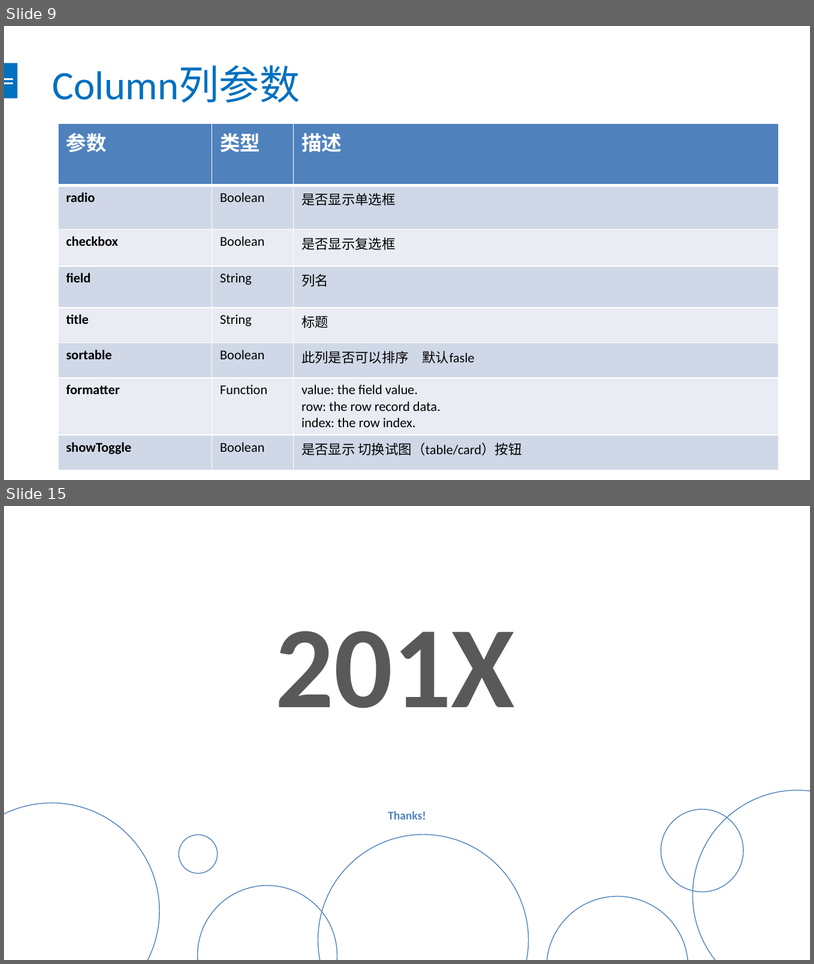
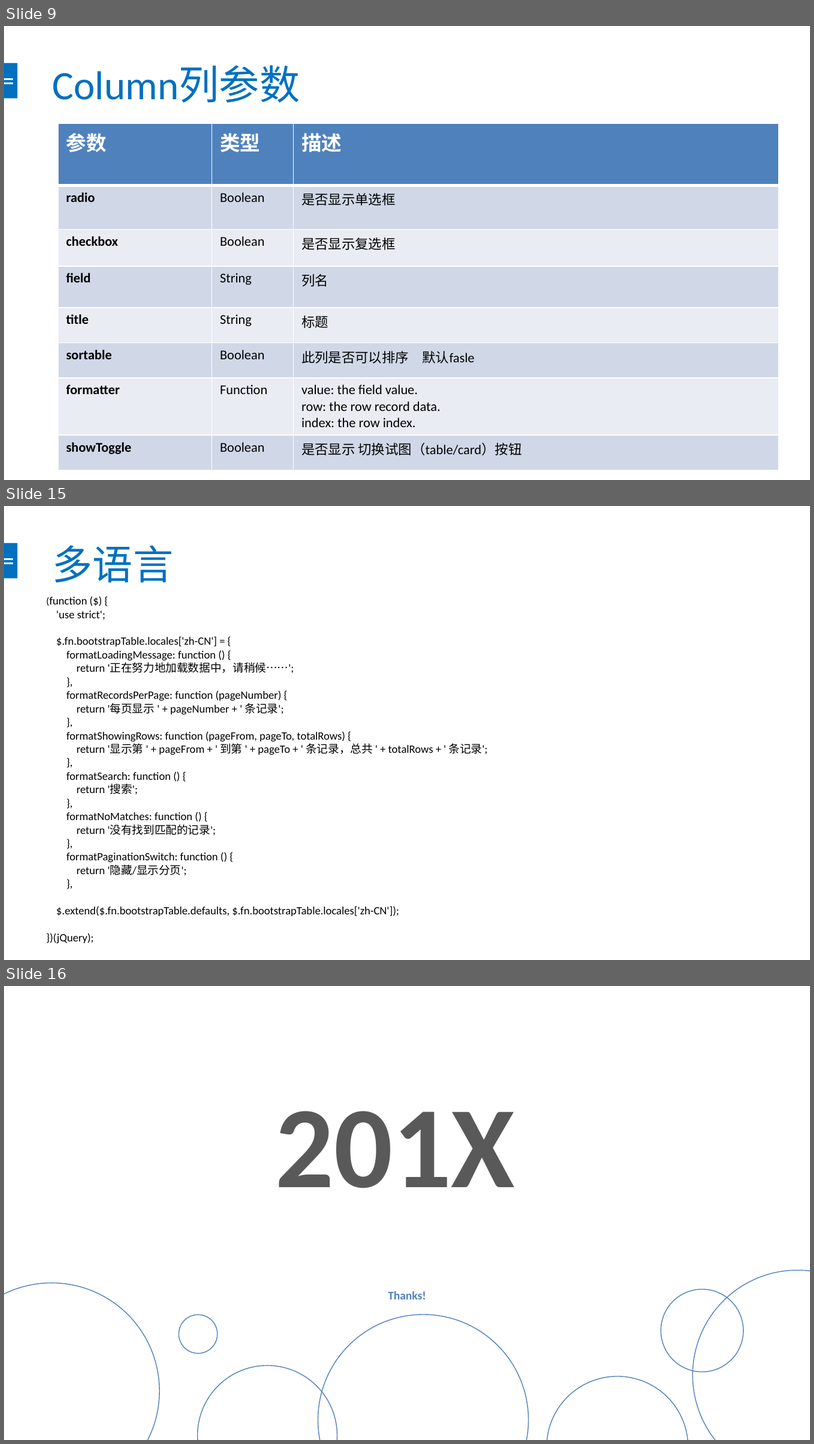
Before and after one commit to chendingguo/workspace, a slide deck: springboot-mybatis-master/bootstrap-table.pptx. Shown one above the other, each under a label of ours: slides 9 and 15 before the commit, slides 9, 15 and 16 after it; the slides between them are not shown. The pictures are 814x964 and 814x1444 pixels, drawn with LibreOffice and Linux fonts; fonts in the diff are those of the drawing. Boxes give left, top, right and bottom in pixels: in the first picture for what was removed or moved away, otherwise in the second. Text is boxed around its words. In the diff, an @@ line names an element or a change of style, - is before the commit and + after.

```diff
--- a/springboot-mybatis-master/bootstrap-table.pptx
+++ b/springboot-mybatis-master/bootstrap-table.pptx
@@ slide 15 added at [4,506,810,960], background #FFFFFF; not listed: 3 template elements that a slide beside it also shows @@
@@ title added at [53,545,174,583], 36 pt, text #0070C0 @@
+多语言
@@ text added at [46,597,488,943], 10 pt, text #000000 @@
+(function ($) {
+'use strict';
+$.fn.bootstrapTable.locales['zh-CN'] = {
+formatLoadingMessage: function () {
+return '正在努力地加载数据中，请稍候……';
+},
+formatRecordsPerPage: function (pageNumber) {
+return '每页显示 ' + pageNumber + ' 条记录';
+},
+formatShowingRows: function (pageFrom, pageTo, totalRows) {
+return '显示第 ' + pageFrom + ' 到第 ' + pageTo + ' 条记录，总共 ' + totalRows + ' 条记录';
+},
+formatSearch: function () {
+return '搜索';
+},
+formatNoMatches: function () {
+return '没有找到匹配的记录';
+},
+formatPaginationSwitch: function () {
+return '隐藏/显示分页';
+},
+$.extend($.fn.bootstrapTable.defaults, $.fn.bootstrapTable.locales['zh-CN']);
+})(jQuery);
@@ what was slide 15 is now slide 16 @@
```
Also in this commit, not shown: 5 other slides added, 5 slides removed, 3 other files.
